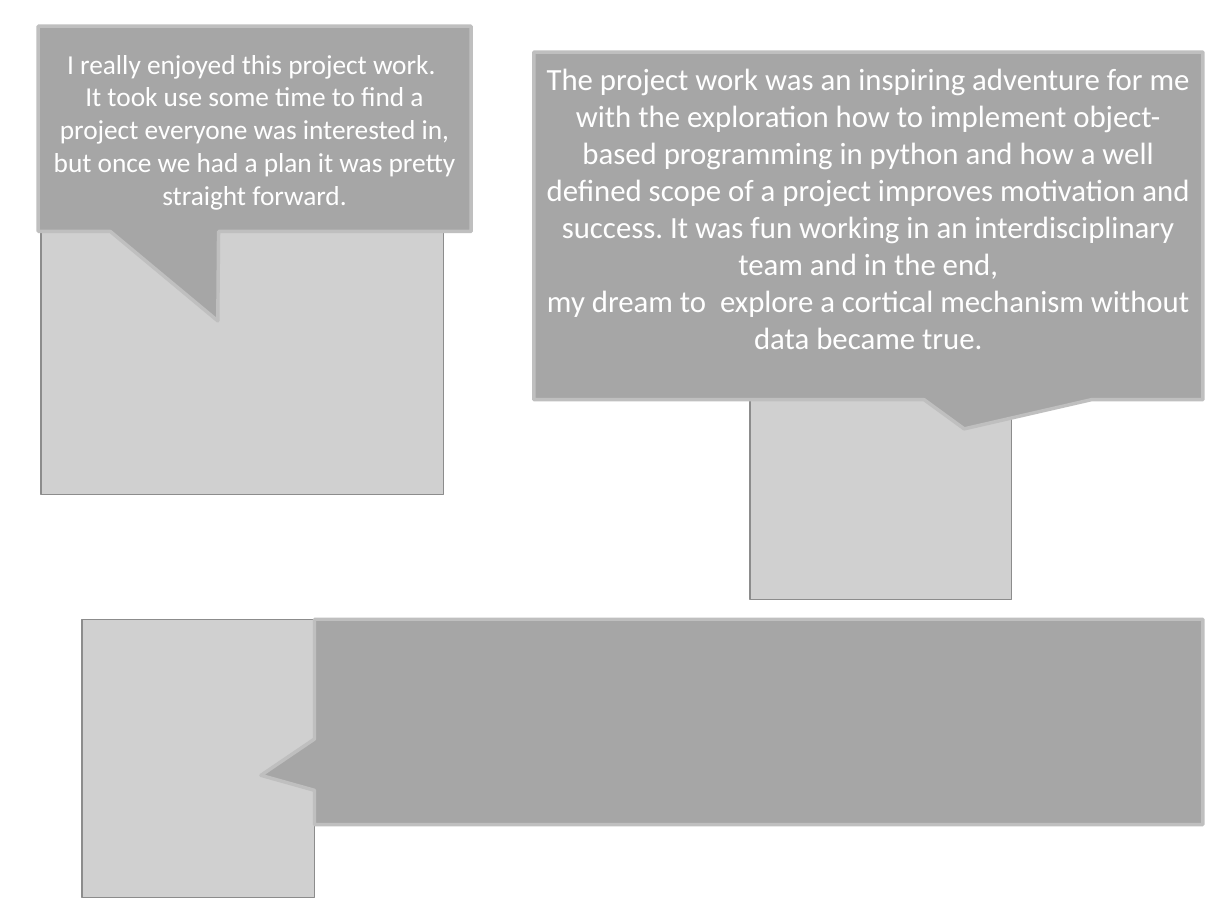
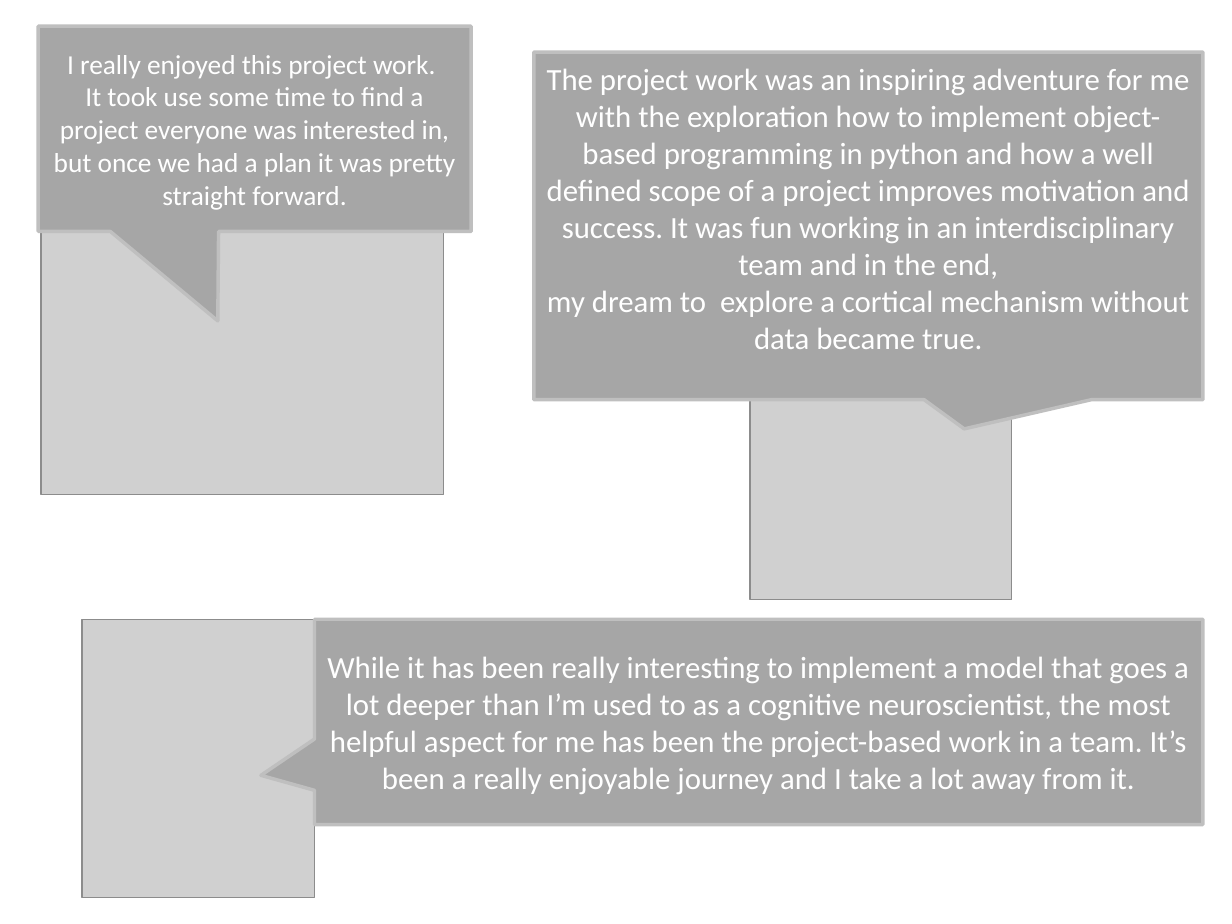
Before and after one commit to LukasNeugebauer/neuromatch_project, a slide deck: slide 13 of AttentionInBinocularRivalry_Project.pptx (slide 12 before the commit). Drawn at 1232x924 pixels with LibreOffice and Linux fonts; fonts in the diff are those of the drawing; grey boxes stand for pictures. Boxes give left, top, right and bottom in pixels: in the first picture for what was removed or moved away, otherwise in the second. Text is boxed around its words. In the diff, an @@ line names an element or a change of style, - is before the commit and + after.

Commit message:
Add files via upload
updated version

```diff
--- a/AttentionInBinocularRivalry_Project.pptx
+++ b/AttentionInBinocularRivalry_Project.pptx
@@ text in speech box at [327, 657, 1189, 794]: text added @@
+While it has been really interesting to implement a model that goes a lot deeper than I’m used to as a cognitive neuroscientist, the most helpful aspect for me has been the project-based work in a team. It’s been a really enjoyable journey and I take a lot away from it.
```
Also in this commit, not shown: 5 other slides changed, 3 slides added, 2 slides removed.
